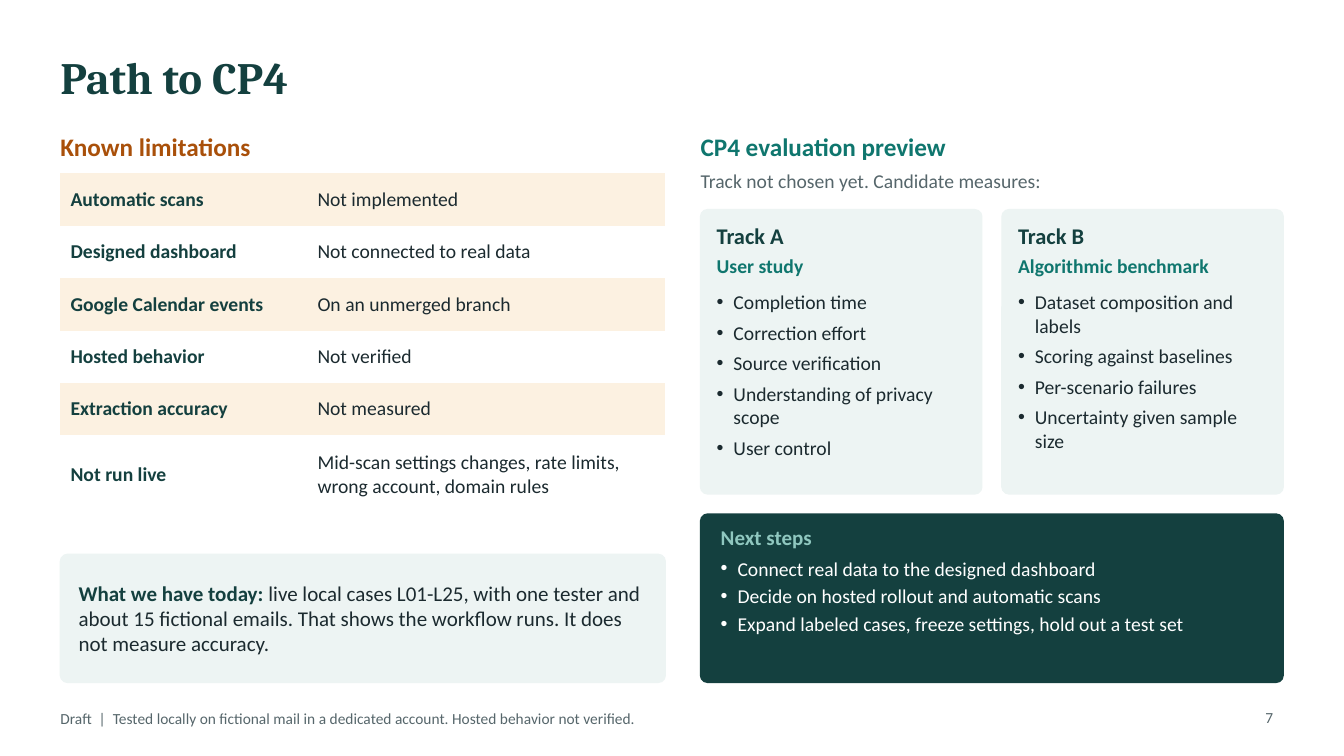
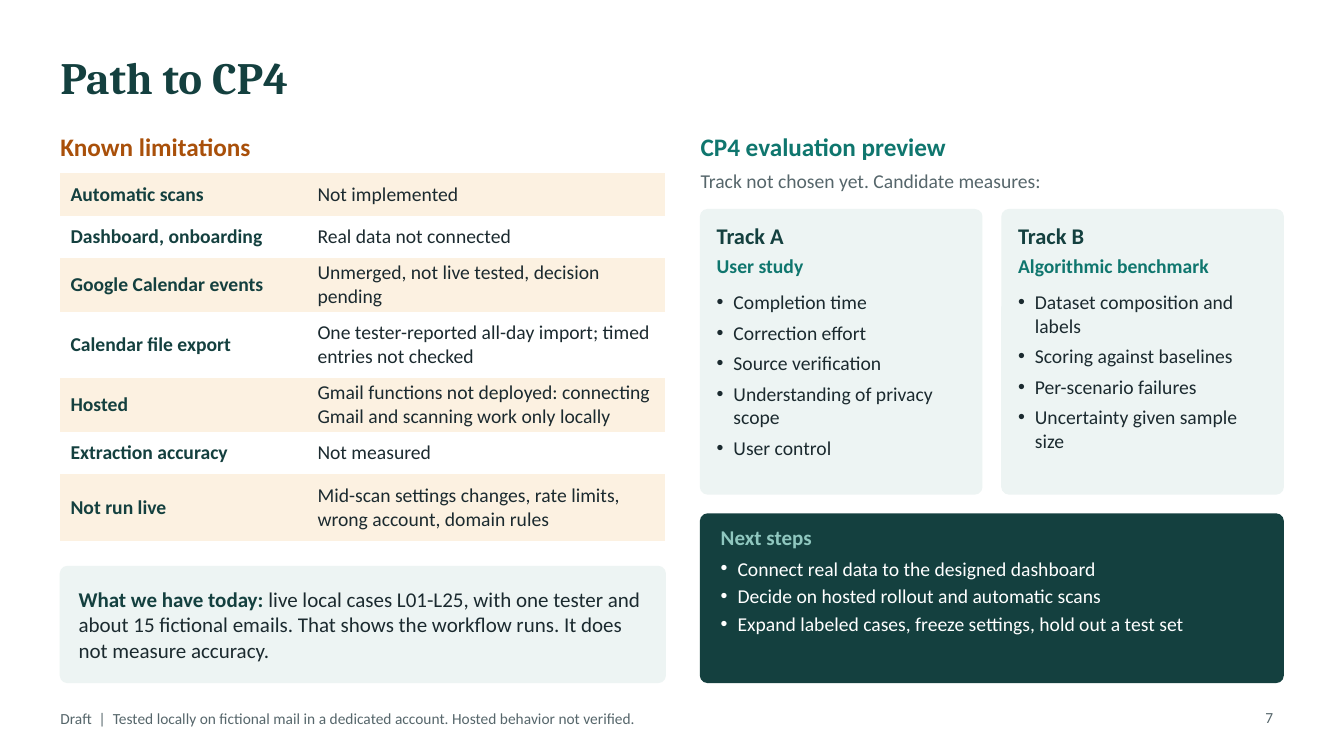
Before and after one commit to saniashah012/InboxToTask, a slide deck: slide 7 of Checkpoint 3/docs/InboxToTask-CP3-presentation-draft.pptx. Drawn at 1344x756 pixels with LibreOffice and Linux fonts; fonts in the diff are those of the drawing. Boxes give left, top, right and bottom in pixels: in the first picture for what was removed or moved away, otherwise in the second. Text is boxed around its words. In the diff, an @@ line names an element or a change of style, - is before the commit and + after.

```diff
--- a/Checkpoint 3/docs/InboxToTask-CP3-presentation-draft.pptx
+++ b/Checkpoint 3/docs/InboxToTask-CP3-presentation-draft.pptx
@@ table at <box>60,173,665,534</box> @@
-row 2: Designed dashboard | Not connected to real data
-row 3: Google Calendar events | On an unmerged branch
-row 4: Hosted behavior | Not verified
+row 2: Dashboard, onboarding | Real data not connected
+row 3: Google Calendar events | Unmerged, not live tested, decision pending
+row 4: Calendar file export | One tester-reported all-day import; timed entries not checked
+row 5: Hosted | Gmail functions not deployed: connecting Gmail and scanning work only locally
@@ rounded rectangle: place and size @@
-rounded rectangle at <box>60,555,665,683</box>
+rounded rectangle at <box>60,567,665,683</box>
@@ rounded rectangle at <box>60,567,665,683</box>: proportions changed @@
@@ text "What we have today: live ...": place and size @@
-text "What we have today: live ..." at <box>79,586,640,655</box>
+text "What we have today: live ..." at <box>79,592,640,662</box>
```
Also in this commit, not shown: 3 other slides changed, 1 other file.
